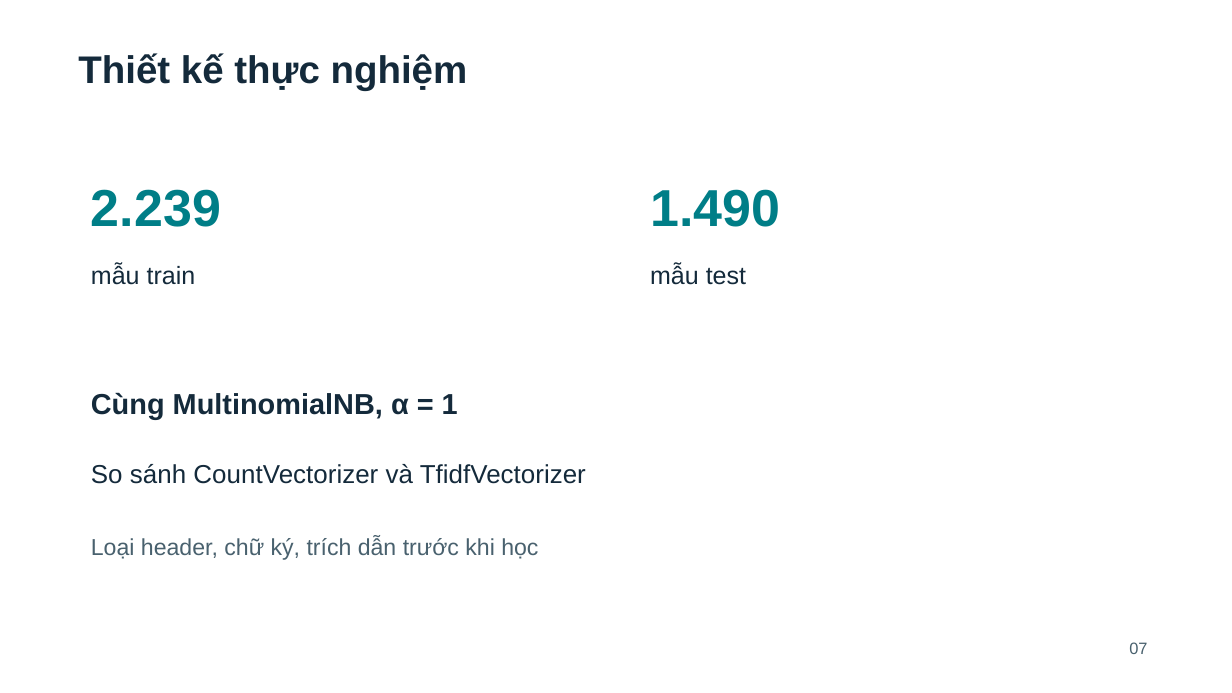
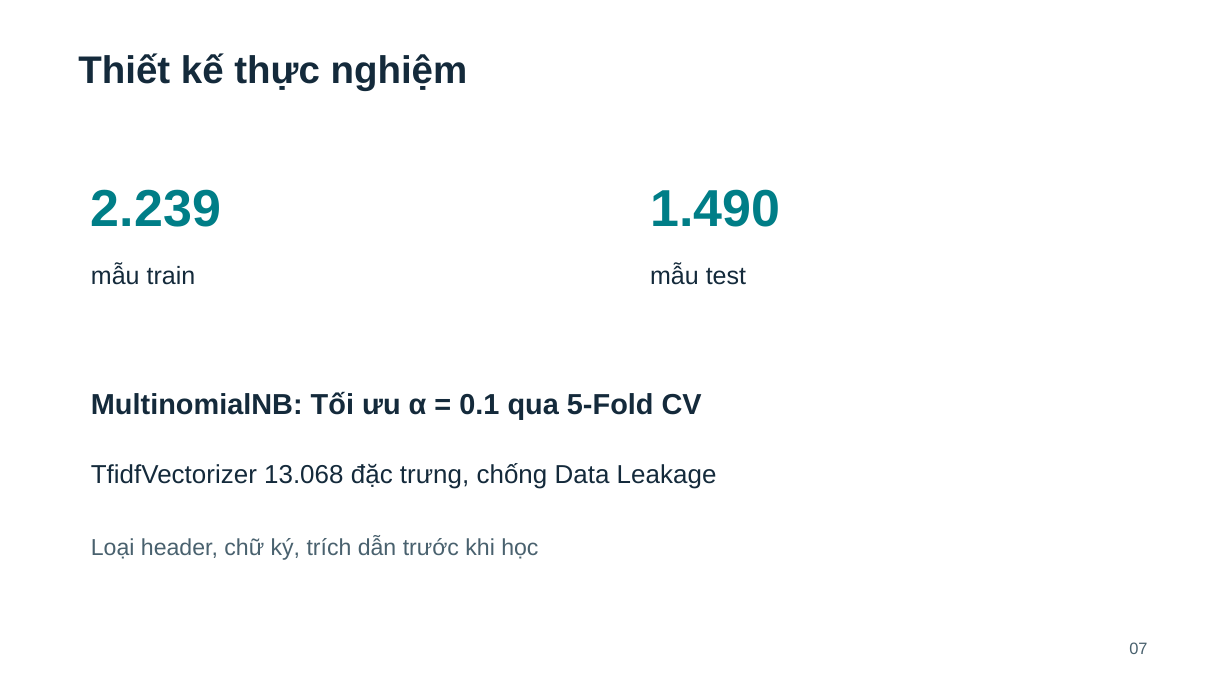
Before and after one commit to thinh204/phan-loai-van-ban-naive-bayes, a slide deck: slide 7 of presentation/phan-loai-van-ban-naive-bayes-v2.pptx. Drawn at 1232x693 pixels with LibreOffice and Linux fonts; fonts in the diff are those of the drawing. Boxes give left, top, right and bottom in pixels: in the first picture for what was removed or moved away, otherwise in the second. Text is boxed around its words. In the diff, an @@ line names an element or a change of style, - is before the commit and + after.

```diff
--- a/presentation/phan-loai-van-ban-naive-bayes-v2.pptx
+++ b/presentation/phan-loai-van-ban-naive-bayes-v2.pptx
@@ text at box(91, 391, 702, 419): text changed @@
-Cùng MultinomialNB, α = 1
+MultinomialNB: Tối ưu α = 0.1 qua 5-Fold CV
@@ text at box(91, 463, 717, 489): text changed @@
-So sánh CountVectorizer và TfidfVectorizer
+TfidfVectorizer 13.068 đặc trưng, chống Data Leakage
```
Also in this commit, not shown: 2 other slides changed, 2 other files.
